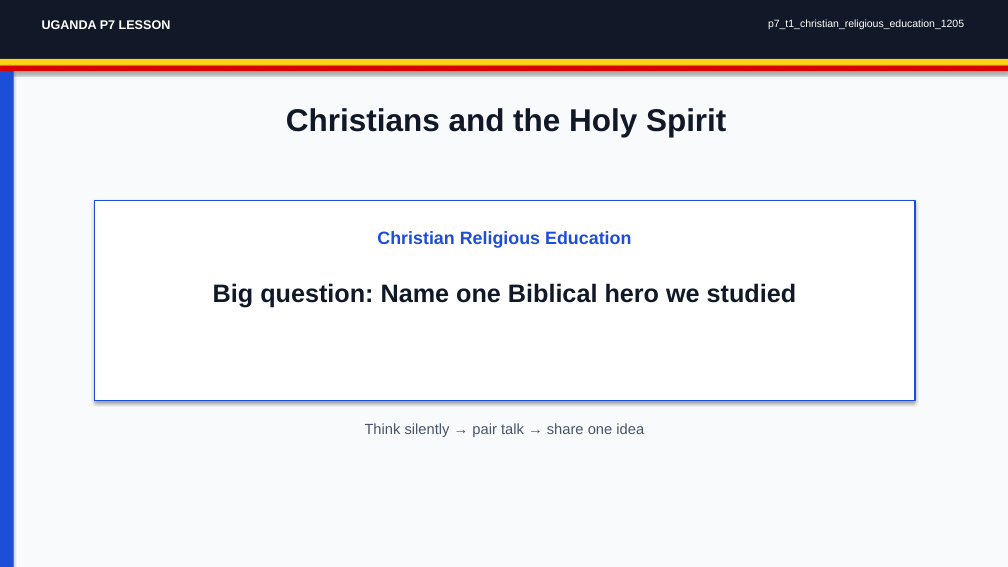
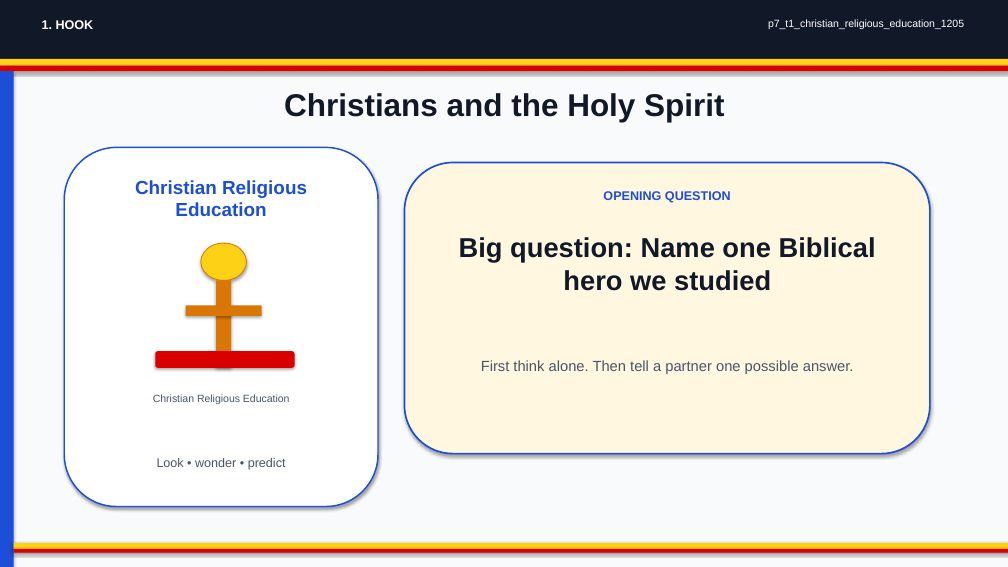
Before and after one commit to yousunjung84-edu/uganda-p7-mvp-20260629, a slide deck: slide 1 of uganda-p7-mvp/p7_t1_christian_religious_education_1205/p7_t1_christian_religious_education_1205.pptx. Drawn at 1008x567 pixels with LibreOffice and Linux fonts; fonts in the diff are those of the drawing. Boxes give left, top, right and bottom in pixels: in the first picture for what was removed or moved away, otherwise in the second. Text is boxed around its words. In the diff, an @@ line names an element or a change of style, - is before the commit and + after.

```diff
--- a/uganda-p7-mvp/p7_t1_christian_religious_education_1205/p7_t1_christian_religious_education_1205.pptx
+++ b/uganda-p7-mvp/p7_t1_christian_religious_education_1205/p7_t1_christian_religious_education_1205.pptx
@@ text at (x1=42, y1=20, x2=94, y2=29): text changed @@
-UGANDA P7 LESSON
+1. HOOK
@@ text "Christians and the Holy Spirit" moved from (x1=286, y1=108, x2=726, y2=137) to (x1=284, y1=93, x2=724, y2=122) @@
@@ rounded rectangle added at (x1=64, y1=147, x2=378, y2=507), fill #FFFFFF, outline #1D4ED8 1.4 pt, 18 pt, text #1D4ED8, bold @@
+Christian Religious Education
@@ rounded rectangle added at (x1=405, y1=163, x2=930, y2=454), fill #FFF7E0, outline #1D4ED8 1.6 pt @@
@@ rectangle removed at (x1=95, y1=200, x2=915, y2=401) @@
@@ text added at (x1=603, y1=191, x2=731, y2=203), 12 pt, text #1D4ED8, bold @@
+OPENING QUESTION
@@ text "Big question: Name one Biblical ..." moved from (x1=213, y1=283, x2=797, y2=308) to (x1=459, y1=237, x2=876, y2=291) @@
@@ text "Big question: Name one Biblical ..." at (x1=459, y1=237, x2=876, y2=291): size 24 to 26 pt @@
@@ ellipse added at (x1=201, y1=243, x2=247, y2=280), fill #FCD116, outline #D97706 0.8 pt @@
@@ rectangle added at (x1=216, y1=281, x2=231, y2=368), fill #D97706 @@
@@ rectangle added at (x1=186, y1=306, x2=262, y2=316), fill #D97706 @@
@@ rounded rectangle added at (x1=155, y1=351, x2=294, y2=368), fill #D90000 @@
@@ text added at (x1=481, y1=360, x2=854, y2=374), 14 pt, text #475569 @@
+First think alone. Then tell a partner one possible answer.
@@ text "Christian Religious Education" moved from (x1=377, y1=231, x2=631, y2=248) to (x1=153, y1=394, x2=290, y2=404) @@
@@ text "Christian Religious Education" at (x1=153, y1=394, x2=290, y2=404): size 17 to 10 pt, text colour #1D4ED8 to #475569, bold off @@
@@ text removed at (x1=365, y1=423, x2=644, y2=437) @@
-Think silently → pair talk → share one idea
@@ text added at (x1=157, y1=458, x2=286, y2=470), 12 pt, text #475569 @@
+Look • wonder • predict
@@ rectangle added at (x1=14, y1=543, x2=1008, y2=549), fill #FCD116 @@
@@ rectangle added at (x1=14, y1=549, x2=1008, y2=553), fill #D90000 @@
```
Also in this commit, not shown: 7 other slides changed, 33 other files.
